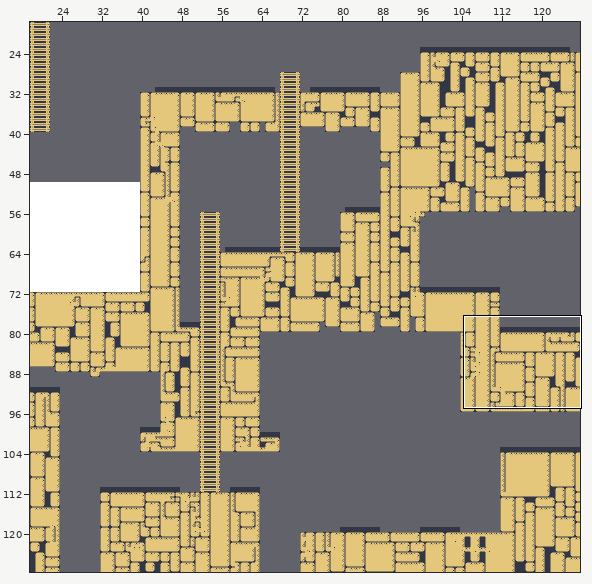
Two versions of a level (Tiled map (JSON), src/assets/tilemaps/west.json). Above, an overview of the earlier version with the close-up marked.
Close-up. Before:
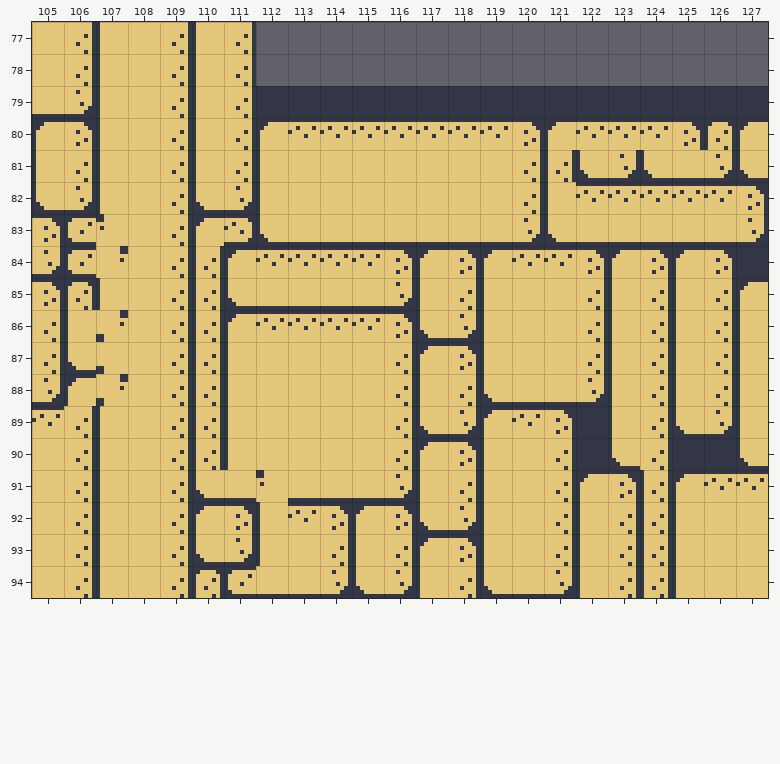
Cells are 8x8 px. Shown: x 105..127, y 77..94. The commit also changed other parts of the map, which this record leaves out.
Once edited:
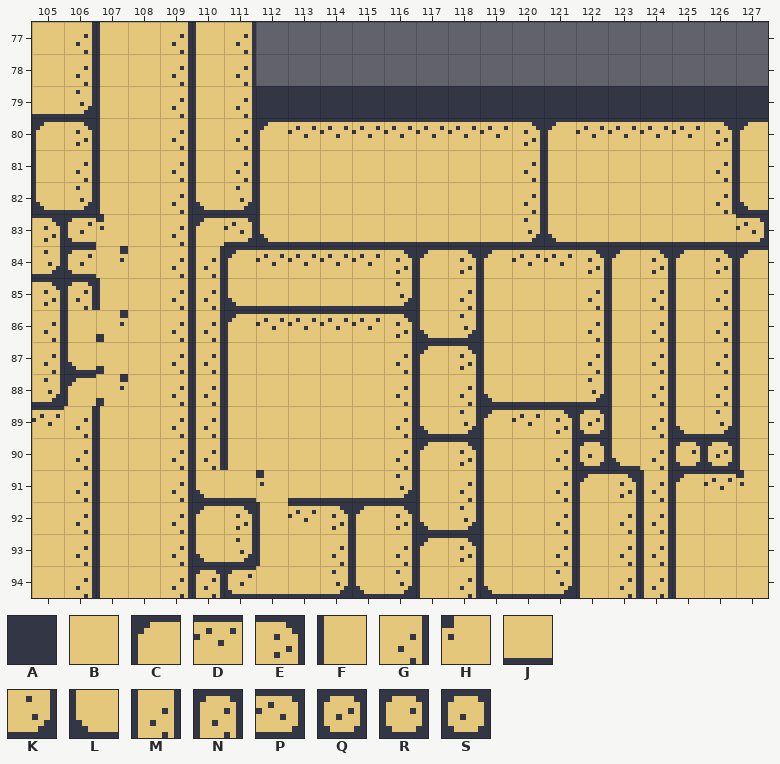
Key: from "tiles": A 1, B 2, C 8, D 9, E 10, F 11, G 12, H 13, J 15, K 16, L 18, M 22, N 25, P 27, Q 28, R 29, S 30.
_ is an empty cell.
Tiles replaced or removed in this view: A, C, D, E, J, K, L, M, N.
Difference:
Changed rows in their new state; . is an unchanged cell.
Layer "Tile Layer 1":
first column x 121:
80 ....DE.
81 FBBBBGF
82 .BBBBGL
83 ......P
84 ......C
85 ......F
first column x 122:
89 Q.....
90 S..RQF
91 .....H
Where, in picture pixels (left, top, right, bottom), the same in both close-ups:
changed: (556, 122, 768, 290)
changed: (580, 410, 604, 466)
changed: (676, 442, 768, 490)
